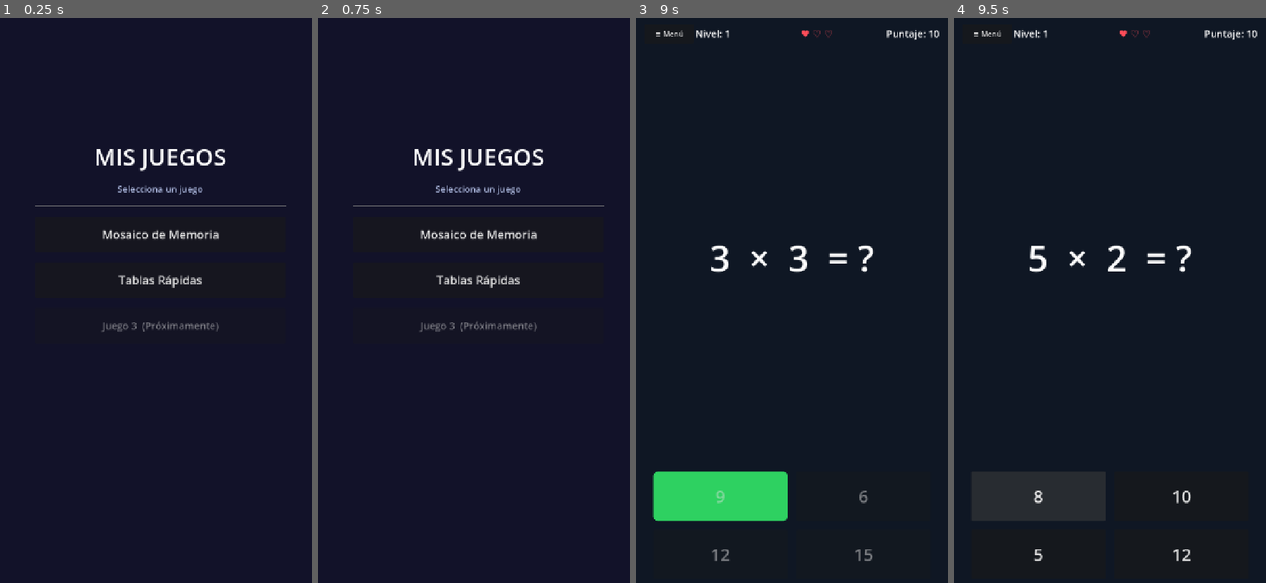
Above: before the commit, frames 1-4 (left to right).
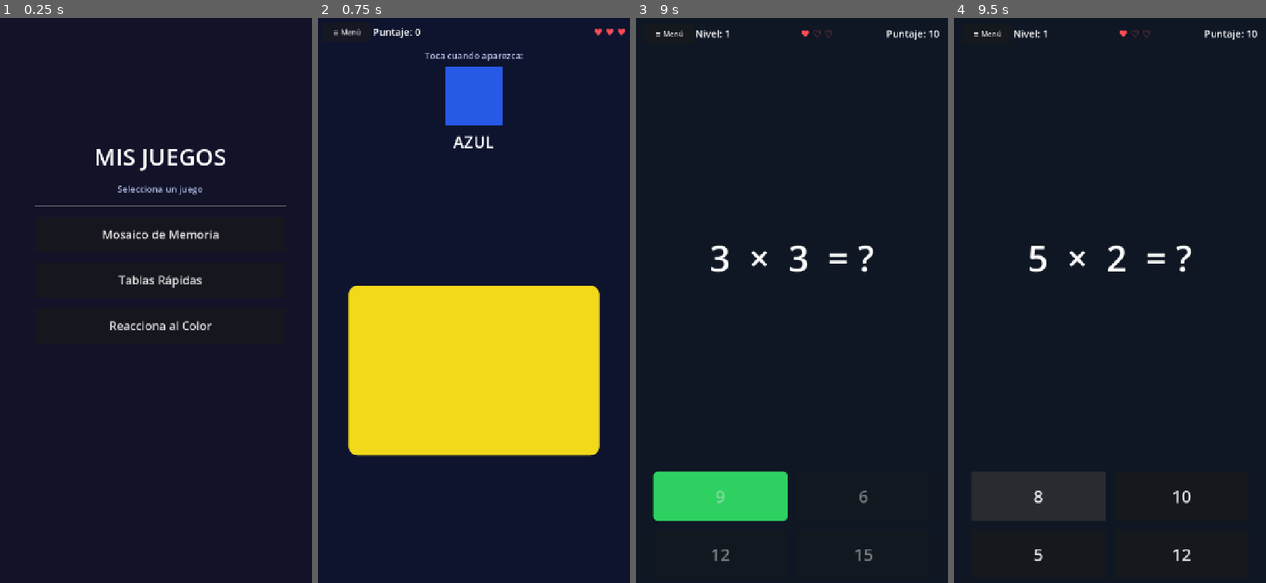
Above: after the commit, the same moments.

Repository: CrisPerez35/JuegoMemoria
Game: Godot game, scene res://MainMenu.tscn
Same seed, same stepped clock (60 frames per second), same inputs: the game is played once before the commit and once after it.
Inputs (mouse positions are in pixels of both pictures, inside the frame that each line leads up to):
- Up to frame 1 (0.25 s): no input
- Up to frame 2 (0.75 s): click (477, 323) at 0.5 s, where only the run after the commit has a clickable "Reacciona al Color"
- Up to frame 3 (9 s): click (664, 34) at 1.25 s, where only the run after the commit has a clickable "≡ Menú"; click "Mosaico de Memoria" at 2 s; click "≡ Menú" at 2.75 s; click "Tablas Rápidas" at 3.5 s; click "≡ Menú" at 4.25 s; click "Mosaico de Memoria" at 5 s; click "≡ Menú" at 5.75 s; click "Tablas Rápidas" at 6.5 s; click "24" at 7.25 s; click "6" at 8 s; click "9" at 8.75 s
- Up to frame 4 (9.5 s): no input

The runs differ from the first frame. In frame 1, 0.4% of the frame differs, in the area x 32-71%, y 53-56%; in frame 2, 28%, in the area x 5-99%, y 1-78%; in frame 3, less than 0.1%; in frame 4, less than 0.1%.

Commit message:
Tercer juego implementado

Diff:
--- a/MainMenu.gd
+++ b/MainMenu.gd
@@ -3,9 +3,13 @@
 func _ready() -> void:
 	$VBox/BotonMosaico.pressed.connect(_ir_a_mosaico)
 	$VBox/BotonTablas.pressed.connect(_ir_a_tablas)
+	$VBox/BotonJuego3.pressed.connect(_ir_a_reacciona)
 
 func _ir_a_mosaico() -> void:
 	get_tree().change_scene_to_file("res://mosaico_memoria/Main.tscn")
 
 func _ir_a_tablas() -> void:
 	get_tree().change_scene_to_file("res://tablas_rapidas/TablasRapidas.tscn")
+
+func _ir_a_reacciona() -> void:
+	get_tree().change_scene_to_file("res://reacciona_color/ReaccionaColor.tscn")
--- a/MainMenu.tscn
+++ b/MainMenu.tscn
@@ -54,6 +54,5 @@
 [node name="BotonJuego3" type="Button" parent="VBox"]
 layout_mode = 2
 custom_minimum_size = Vector2(560, 80)
-text = "Juego 3  (Próximamente)"
-theme_override_font_sizes/font_size = 22
-disabled = true
+text = "Reacciona al Color"
+theme_override_font_sizes/font_size = 26
--- /dev/null
+++ b/reacciona_color/ReaccionaColor.gd
@@ -0,0 +1,228 @@
+extends Control
+
+# =============================================================
+# CONSTANTES DE DIFICULTAD
+# =============================================================
+const VIDAS_INICIALES         := 3
+const PUNTOS_ACIERTO          := 1
+const INTERVALO_INICIAL       := 1.0    # segundos entre cambios de color
+const INTERVALO_MIN           := 0.3
+const REDUCCION_INTERVALO     := 0.02   # reducción por cada acierto
+const OPORTUNIDADES_MAX       := 3      # coincidencias ignoradas antes de perder vida
+const DURACION_FEEDBACK       := 0.25   # segundos del flash visual
+
+const COLORES: Dictionary = {
+	"Rojo":     Color(0.90, 0.15, 0.15),
+	"Azul":     Color(0.15, 0.35, 0.90),
+	"Verde":    Color(0.15, 0.75, 0.25),
+	"Amarillo": Color(0.95, 0.85, 0.10),
+	"Naranja":  Color(0.95, 0.50, 0.10),
+	"Morado":   Color(0.60, 0.15, 0.90),
+}
+const COLORES_INICIALES: Array = ["Rojo", "Azul", "Verde", "Amarillo"]
+const UMBRAL_NARANJA          := 10
+const UMBRAL_MORADO           := 20
+const ARCHIVO_SAVE            := "user://reacciona_color_save.dat"
+
+# =============================================================
+# MÁQUINA DE ESTADOS
+# =============================================================
+enum Estado { JUGANDO, FEEDBACK, GAME_OVER }
+
+var estado: Estado = Estado.JUGANDO
+var puntaje:               int   = 0
+var vidas:                 int   = VIDAS_INICIALES
+var puntaje_maximo:        int   = 0
+var intervalo_actual:      float = INTERVALO_INICIAL
+var color_objetivo:        String = ""
+var color_boton:           String = ""
+var oportunidades_perdidas: int  = 0
+var pool_colores:          Array  = []
+
+# =============================================================
+# REFERENCIAS A NODOS
+# =============================================================
+@onready var boton_menu_juego:      Button    = $MainVBox/InfoBar/BotonMenuJuego
+@onready var label_puntaje:         Label     = $MainVBox/InfoBar/LabelPuntaje
+@onready var label_vidas:           Label     = $MainVBox/InfoBar/LabelVidas
+@onready var color_rect_objetivo:   ColorRect = $MainVBox/ObjetivoSection/CenterRectObjetivo/ColorRectObjetivo
+@onready var label_nombre_objetivo: Label     = $MainVBox/ObjetivoSection/LabelNombreObjetivo
+@onready var boton_color:           Button    = $MainVBox/CenterBoton/BotonColor
+@onready var timer_cambio:          Timer     = $TimerCambio
+@onready var panel_game_over:       Panel     = $GameOverPanel
+@onready var label_puntaje_final:   Label     = $GameOverPanel/VBoxCenter/LabelPuntajeFinal
+@onready var label_maximo:          Label     = $GameOverPanel/VBoxCenter/LabelMaximo
+@onready var boton_reintentar:      Button    = $GameOverPanel/VBoxCenter/BotonReintentar
+@onready var boton_menu:            Button    = $GameOverPanel/VBoxCenter/BotonMenu
+
+func _ready() -> void:
+	boton_menu_juego.pressed.connect(_ir_al_menu)
+	boton_color.pressed.connect(_al_presionar_boton)
+	boton_reintentar.pressed.connect(_reiniciar_juego)
+	boton_menu.pressed.connect(_ir_al_menu)
+	timer_cambio.timeout.connect(_al_cambiar_color)
+	_cargar_puntaje_maximo()
+	_reiniciar_juego()
+
+# =============================================================
+# FLUJO PRINCIPAL
+# =============================================================
+
+func _reiniciar_juego() -> void:
+	puntaje                = 0
+	vidas                  = VIDAS_INICIALES
+	intervalo_actual       = INTERVALO_INICIAL
+	oportunidades_perdidas = 0
+	pool_colores           = COLORES_INICIALES.duplicate()
+	panel_game_over.visible = false
+	boton_color.disabled    = false
+	estado = Estado.JUGANDO
+	_elegir_nuevo_objetivo()
+	_cambiar_color_boton_aleatorio()
+	timer_cambio.wait_time = intervalo_actual
+	timer_cambio.start()
+	_actualizar_ui()
+
+func _elegir_nuevo_objetivo() -> void:
+	var candidatos: Array = pool_colores.filter(func(c): return c != color_objetivo)
+	if candidatos.is_empty():
+		candidatos = pool_colores.duplicate()
+	candidatos.shuffle()
+	color_objetivo = candidatos[0]
+	color_rect_objetivo.color = COLORES[color_objetivo]
+	label_nombre_objetivo.text = color_objetivo.to_upper()
+
+func _cambiar_color_boton_aleatorio() -> void:
+	var candidatos: Array = pool_colores.duplicate()
+	candidatos.shuffle()
+	color_boton = candidatos[0]
+	_aplicar_color_boton(COLORES[color_boton])
+
+# Callback del timer: cambia el color del botón automáticamente
+func _al_cambiar_color() -> void:
+	if estado != Estado.JUGANDO:
+		return
+	# Si el color actual coincidía con el objetivo y el jugador no tocó, es oportunidad perdida
+	if color_boton == color_objetivo:
+		oportunidades_perdidas += 1
+		if oportunidades_perdidas >= OPORTUNIDADES_MAX:
+			oportunidades_perdidas = 0
+			vidas -= 1
+			_actualizar_ui()
+			if vidas <= 0:
+				_game_over()
+				return
+	_cambiar_color_boton_aleatorio()
+	timer_cambio.wait_time = intervalo_actual
+	timer_cambio.start()
+
+# =============================================================
+# INTERACCIÓN DEL JUGADOR
+# =============================================================
+
+func _al_presionar_boton() -> void:
+	if estado != Estado.JUGANDO:
+		return
+	estado = Estado.FEEDBACK
+	timer_cambio.stop()
+	boton_color.disabled = true
+
+	if color_boton == color_objetivo:
+		_aplicar_color_boton(Color(0.18, 0.82, 0.38))  # flash verde
+		puntaje += PUNTOS_ACIERTO
+		oportunidades_perdidas = 0
+		intervalo_actual = maxf(INTERVALO_MIN, intervalo_actual - REDUCCION_INTERVALO)
+		_actualizar_pool_colores()
+		_elegir_nuevo_objetivo()
+		_actualizar_ui()
+		await get_tree().create_timer(DURACION_FEEDBACK).timeout
+	else:
+		_aplicar_color_boton(Color(1.0, 0.20, 0.20))   # flash rojo
+		vidas -= 1
+		_actualizar_ui()
+		await get_tree().create_timer(DURACION_FEEDBACK).timeout
+		if not is_inside_tree():
+			return
+		if vidas <= 0:
+			_game_over()
+			return
+
+	if not is_inside_tree():
+		return
+	boton_color.disabled = false
+	estado = Estado.JUGANDO
+	_cambiar_color_boton_aleatorio()
+	timer_cambio.wait_time = intervalo_actual
+	timer_cambio.start()
+
+# =============================================================
+# PROGRESIÓN
+# =============================================================
+
+func _actualizar_pool_colores() -> void:
+	if puntaje >= UMBRAL_NARANJA and "Naranja" not in pool_colores:
+		pool_colores.append("Naranja")
+	if puntaje >= UMBRAL_MORADO and "Morado" not in pool_colores:
+		pool_colores.append("Morado")
+
+func _game_over() -> void:
+	estado = Estado.GAME_OVER
+	timer_cambio.stop()
+	boton_color.disabled = true
+	if puntaje > puntaje_maximo:
+		puntaje_maximo = puntaje
+		_guardar_puntaje_maximo()
+	label_puntaje_final.text = "Puntaje: %d" % puntaje
+	label_maximo.text        = "Mejor: %d" % puntaje_maximo
+	panel_game_over.visible  = true
+
+# =============================================================
+# UTILIDADES VISUALES
+# =============================================================
+
+func _aplicar_color_boton(color: Color) -> void:
+	var estilo := StyleBoxFlat.new()
+	estilo.bg_color                   = color
+	estilo.corner_radius_top_left     = 20
+	estilo.corner_radius_top_right    = 20
+	estilo.corner_radius_bottom_left  = 20
+	estilo.corner_radius_bottom_right = 20
+	boton_color.add_theme_stylebox_override("normal",   estilo)
+	boton_color.add_theme_stylebox_override("hover",    estilo)
+	boton_color.add_theme_stylebox_override("pressed",  estilo)
+	boton_color.add_theme_stylebox_override("disabled", estilo)
+
+func _actualizar_ui() -> void:
+	label_puntaje.text = "Puntaje: %d" % puntaje
+	var txt := ""
+	for _i in range(vidas):
+		txt += "♥ "
+	for _i in range(VIDAS_INICIALES - vidas):
+		txt += "♡ "
+	label_vidas.text = txt.strip_edges()
+
+# =============================================================
+# PERSISTENCIA (high score)
+# =============================================================
+
+func _cargar_puntaje_maximo() -> void:
+	var archivo := FileAccess.open(ARCHIVO_SAVE, FileAccess.READ)
+	if archivo == null:
+		return
+	puntaje_maximo = archivo.get_32()
+	archivo.close()
+
+func _guardar_puntaje_maximo() -> void:
+	var archivo := FileAccess.open(ARCHIVO_SAVE, FileAccess.WRITE)
+	if archivo == null:
+		return
+	archivo.store_32(puntaje_maximo)
+	archivo.close()
+
+# =============================================================
+# NAVEGACIÓN
+# =============================================================
+
+func _ir_al_menu() -> void:
+	timer_cambio.stop()
+	get_tree().change_scene_to_file("res://MainMenu.tscn")
--- /dev/null
+++ b/reacciona_color/ReaccionaColor.tscn
@@ -0,0 +1,130 @@
+[gd_scene format=3 uid="uid://bp5hn7rc1qcj3"]
+
+[ext_resource type="Script" path="res://reacciona_color/ReaccionaColor.gd" id="1_rc"]
+
+[node name="ReaccionaColor" type="Control"]
+anchor_right = 1.0
+anchor_bottom = 1.0
+script = ExtResource("1_rc")
+
+[node name="Background" type="ColorRect" parent="."]
+anchor_right = 1.0
+anchor_bottom = 1.0
+color = Color(0.06, 0.08, 0.18, 1.0)
+
+[node name="MainVBox" type="VBoxContainer" parent="."]
+anchor_right = 1.0
+anchor_bottom = 1.0
+offset_left = 20.0
+offset_top = 16.0
+offset_right = -20.0
+offset_bottom = -16.0
+theme_override_constants/separation = 16
+
+[node name="InfoBar" type="HBoxContainer" parent="MainVBox"]
+layout_mode = 2
+
+[node name="BotonMenuJuego" type="Button" parent="MainVBox/InfoBar"]
+layout_mode = 2
+custom_minimum_size = Vector2(110, 44)
+text = "≡ Menú"
+theme_override_font_sizes/font_size = 16
+
+[node name="LabelPuntaje" type="Label" parent="MainVBox/InfoBar"]
+layout_mode = 2
+size_flags_horizontal = 3
+text = "Puntaje: 0"
+theme_override_font_sizes/font_size = 22
+
+[node name="LabelVidas" type="Label" parent="MainVBox/InfoBar"]
+layout_mode = 2
+size_flags_horizontal = 3
+horizontal_alignment = 2
+text = "♥ ♥ ♥"
+theme_override_font_sizes/font_size = 22
+theme_override_colors/font_color = Color(1.0, 0.30, 0.35, 1.0)
+
+[node name="ObjetivoSection" type="VBoxContainer" parent="MainVBox"]
+layout_mode = 2
+theme_override_constants/separation = 12
+
+[node name="LabelObjetivoTexto" type="Label" parent="MainVBox/ObjetivoSection"]
+layout_mode = 2
+horizontal_alignment = 1
+text = "Toca cuando aparezca:"
+theme_override_font_sizes/font_size = 20
+theme_override_colors/font_color = Color(0.75, 0.80, 0.95, 1.0)
+
+[node name="CenterRectObjetivo" type="CenterContainer" parent="MainVBox/ObjetivoSection"]
+layout_mode = 2
+
+[node name="ColorRectObjetivo" type="ColorRect" parent="MainVBox/ObjetivoSection/CenterRectObjetivo"]
+layout_mode = 2
+custom_minimum_size = Vector2(130, 130)
+color = Color(0.9, 0.15, 0.15, 1.0)
+
+[node name="LabelNombreObjetivo" type="Label" parent="MainVBox/ObjetivoSection"]
+layout_mode = 2
+horizontal_alignment = 1
+text = "ROJO"
+theme_override_font_sizes/font_size = 36
+
+[node name="CenterBoton" type="CenterContainer" parent="MainVBox"]
+layout_mode = 2
+size_flags_vertical = 3
+
+[node name="BotonColor" type="Button" parent="MainVBox/CenterBoton"]
+layout_mode = 2
+custom_minimum_size = Vector2(560, 380)
+text = ""
+
+[node name="TimerCambio" type="Timer" parent="."]
+one_shot = true
+
+[node name="GameOverPanel" type="Panel" parent="."]
+anchor_right = 1.0
+anchor_bottom = 1.0
+visible = false
+
+[node name="VBoxCenter" type="VBoxContainer" parent="GameOverPanel"]
+anchor_left = 0.5
+anchor_top = 0.5
+anchor_right = 0.5
+anchor_bottom = 0.5
+offset_left = -250.0
+offset_top = -260.0
+offset_right = 250.0
+offset_bottom = 260.0
+theme_override_constants/separation = 20
+
+[node name="LabelGameOver" type="Label" parent="GameOverPanel/VBoxCenter"]
+layout_mode = 2
+horizontal_alignment = 1
+text = "¡Game Over!"
+theme_override_font_sizes/font_size = 54
+theme_override_colors/font_color = Color(1.0, 0.3, 0.3, 1.0)
+
+[node name="LabelPuntajeFinal" type="Label" parent="GameOverPanel/VBoxCenter"]
+layout_mode = 2
+horizontal_alignment = 1
+text = "Puntaje: 0"
+theme_override_font_sizes/font_size = 30
+
+[node name="LabelMaximo" type="Label" parent="GameOverPanel/VBoxCenter"]
+layout_mode = 2
+horizontal_alignment = 1
+text = "Mejor: 0"
+theme_override_font_sizes/font_size = 26
+theme_override_colors/font_color = Color(0.95, 0.85, 0.20, 1.0)
+
+[node name="BotonReintentar" type="Button" parent="GameOverPanel/VBoxCenter"]
+layout_mode = 2
+custom_minimum_size = Vector2(400, 72)
+text = "Reintentar"
+theme_override_font_sizes/font_size = 24
+
+[node name="BotonMenu" type="Button" parent="GameOverPanel/VBoxCenter"]
+layout_mode = 2
+custom_minimum_size = Vector2(400, 72)
+text = "Menú Principal"
+theme_override_font_sizes/font_size = 24
Not shown, added: reacciona_color/ReaccionaColor.gd.uid
